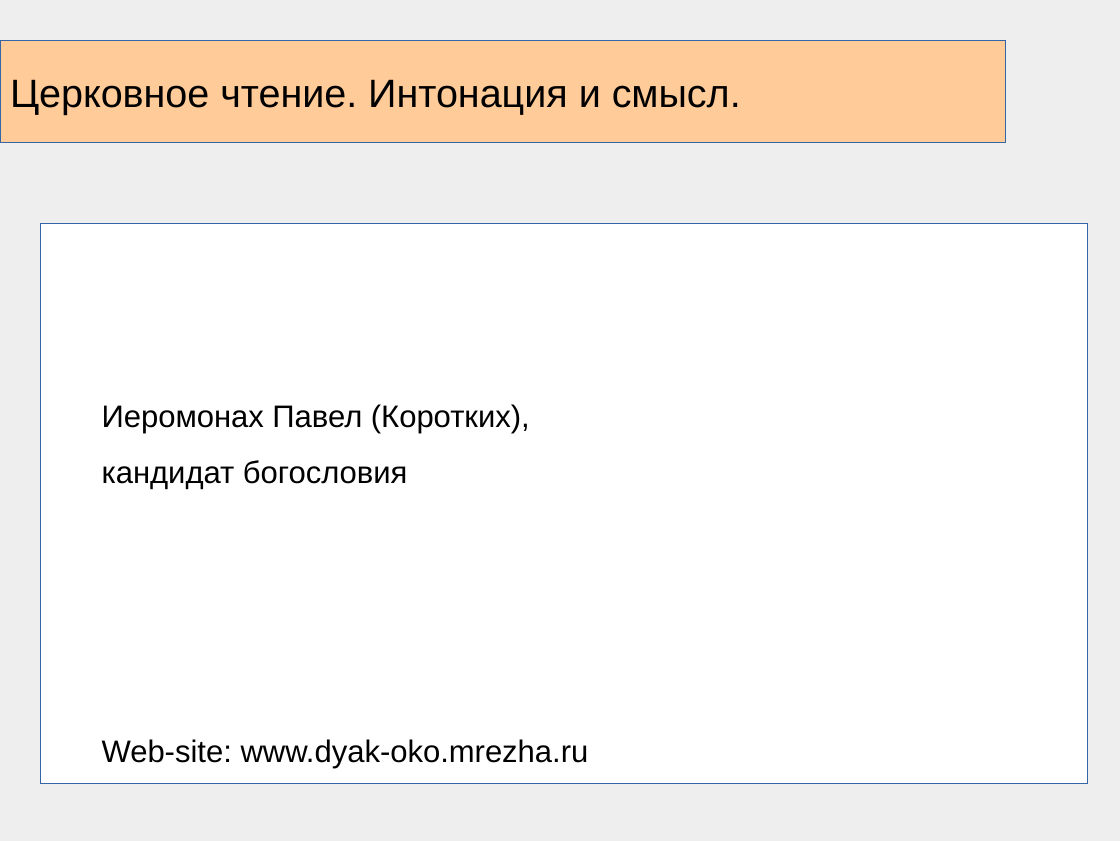
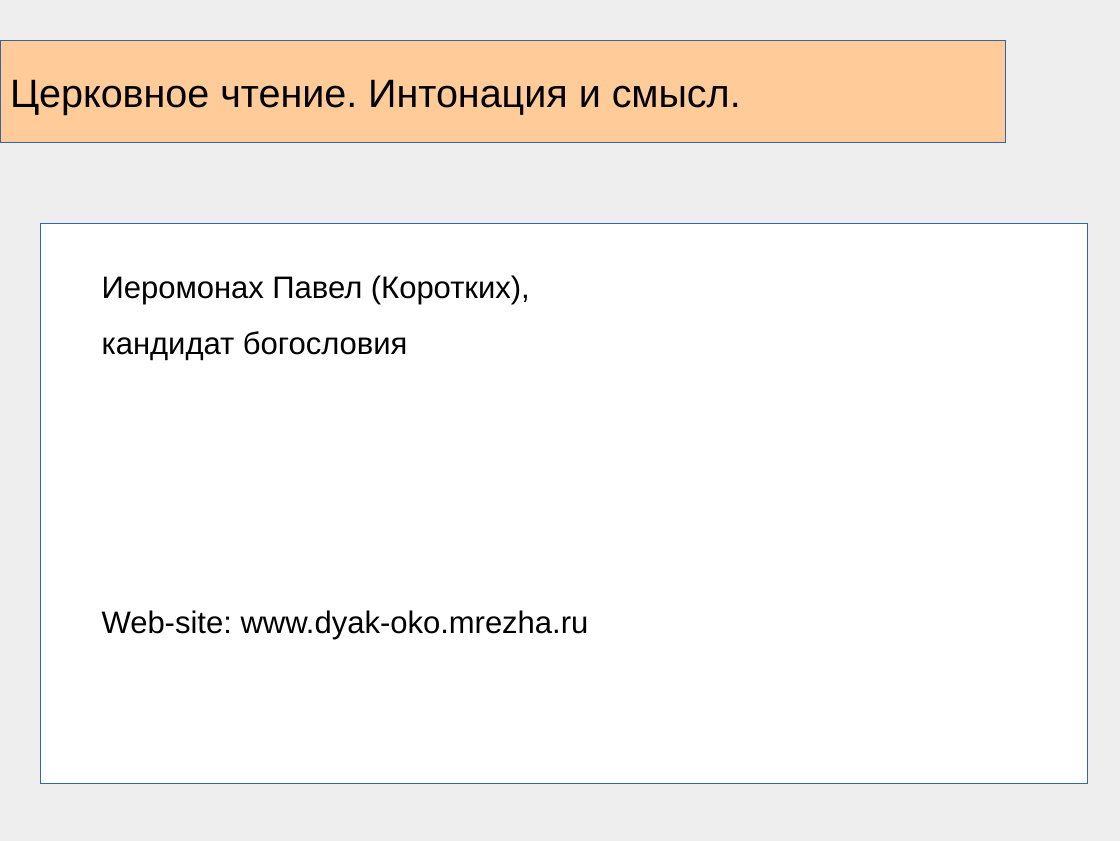
Before and after one commit to frpaul/ob, a slide deck: slide 1 of presentations/Church_reading.odp. Drawn at 1120x841 pixels with LibreOffice and Linux fonts; fonts in the diff are those of the drawing. Boxes give left, top, right and bottom in pixels: in the first picture for what was removed or moved away, otherwise in the second. Text is boxed around its words. In the diff, an @@ line names an element or a change of style, - is before the commit and + after.

```diff
--- a/presentations/Church_reading.odp
+++ b/presentations/Church_reading.odp
@@ subtitle "Иеромонах Павел (Коротких),": place and size @@
-subtitle "Иеромонах Павел (Коротких)," at [102, 404, 589, 769]
+subtitle "Иеромонах Павел (Коротких)," at [102, 275, 589, 639]
```
Also in this commit, not shown: 1 other slide changed, 4 slides added, 6 slides removed, 12 other files.
